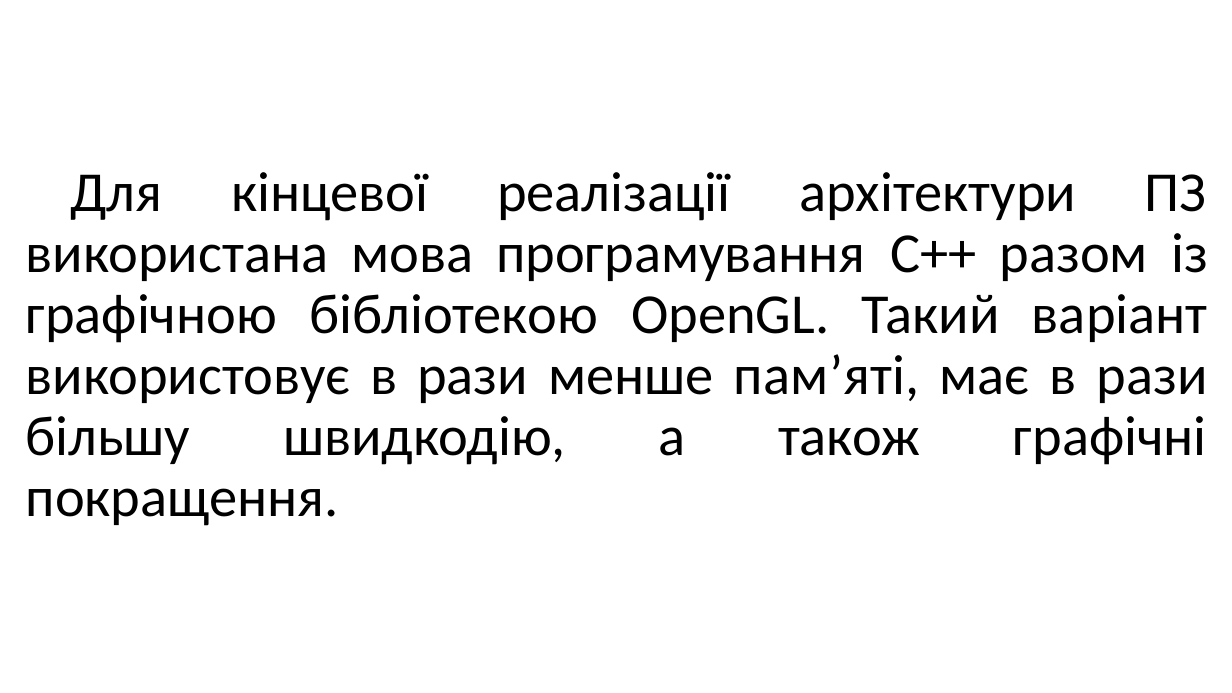
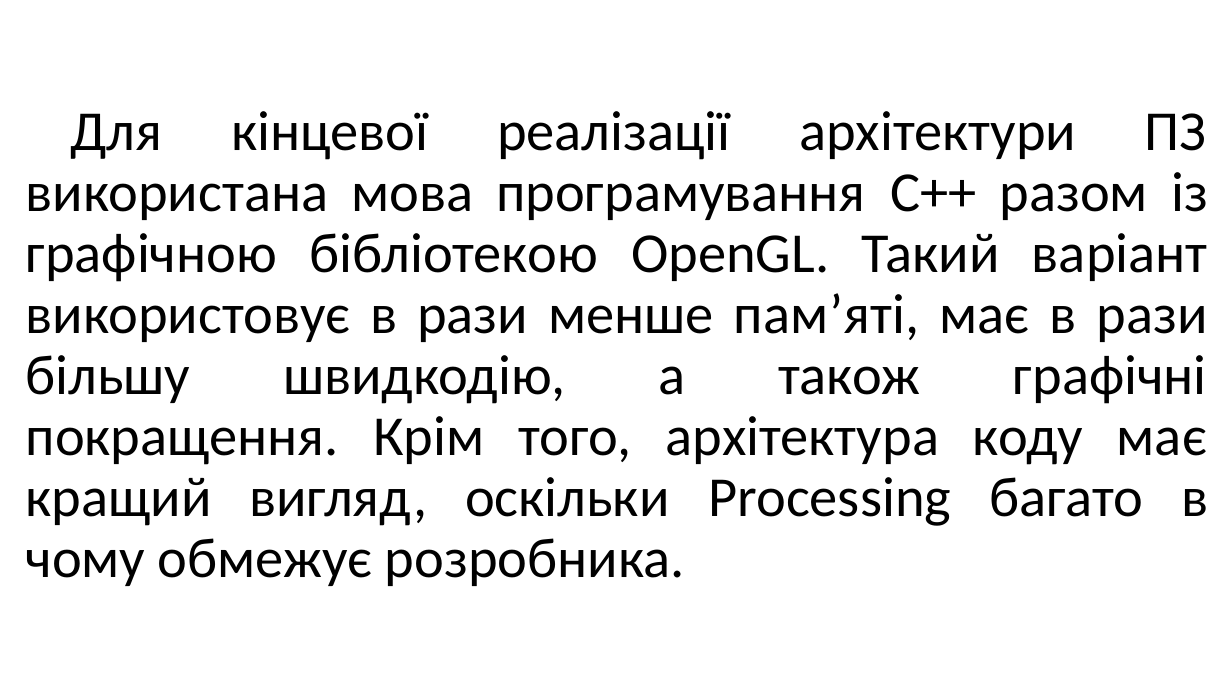
Before and after one commit to maldenol/spacepioneers, a slide deck: slide 5 of documentation/МАНУ2020.pptx. Drawn at 1232x693 pixels with LibreOffice and Linux fonts; fonts in the diff are those of the drawing; background and template pictures are left out. Boxes give left, top, right and bottom in pixels: in the first picture for what was removed or moved away, otherwise in the second. Text is boxed around its words. In the diff, an @@ line names an element or a change of style, - is before the commit and + after.

```diff
--- a/documentation/МАНУ2020.pptx
+++ b/documentation/МАНУ2020.pptx
@@ title at (x1=26, y1=111, x2=1208, y2=586): text changed @@
-Для кінцевої реалізації архітектури ПЗ використана мова програмування C++ разом із графічною бібліотекою OpenGL. Такий варіант використовує в рази менше пам’яті, має в рази більшу швидкодію, а також графічні покращення.
+Для кінцевої реалізації архітектури ПЗ використана мова програмування C++ разом із графічною бібліотекою OpenGL. Такий варіант використовує в рази менше пам’яті, має в рази більшу швидкодію, а також графічні покращення. Крім того, архітектура коду має кращий вигляд, оскільки Processing багато в чому обмежує розробника.
```
Also in this commit, not shown: 2 other slides changed, 3 other files.
